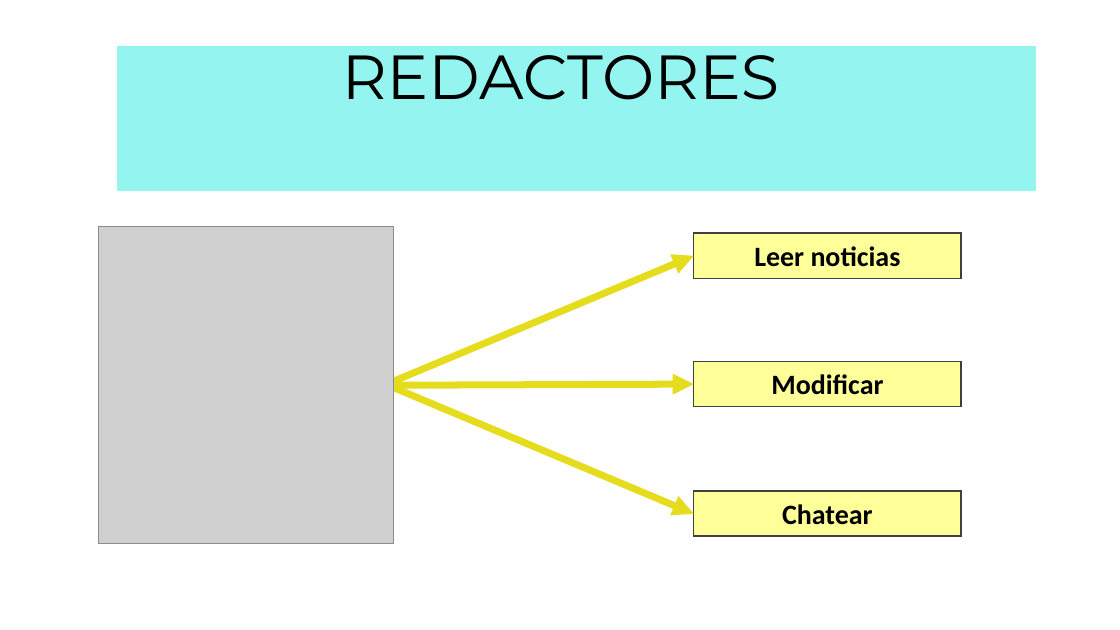
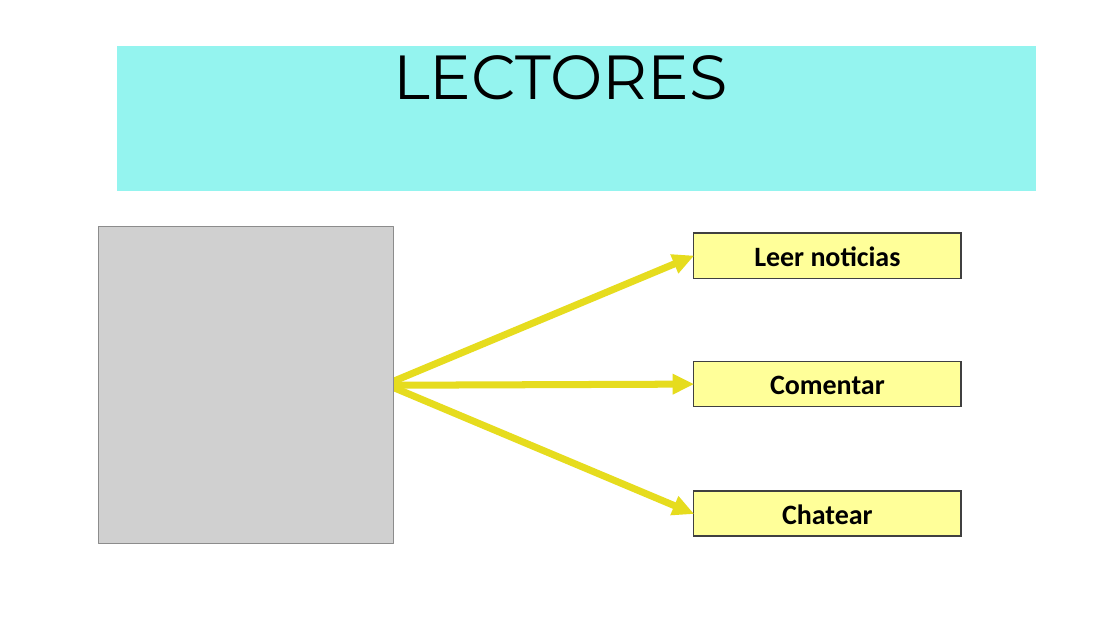
Before and after one commit to GonzaloEchevarria/Sistemas_Web_1, a slide deck: slide 9 of docs/Gacetilleros.odp. Drawn at 1120x630 pixels with LibreOffice and Linux fonts; fonts in the diff are those of the drawing; grey boxes stand for pictures; background and template pictures are left out. Boxes give left, top, right and bottom in pixels: in the first picture for what was removed or moved away, otherwise in the second. Text is boxed around its words. In the diff, an @@ line names an element or a change of style, - is before the commit and + after.

```diff
--- a/docs/Gacetilleros.odp
+++ b/docs/Gacetilleros.odp
@@ title at (393, 39, 727, 100): text changed @@
-REDACTORES
+LECTORES
@@ text in rectangle at (770, 375, 885, 395): text changed @@
-Modificar
+Comentar
```
Also in this commit, not shown: 1 other file.
